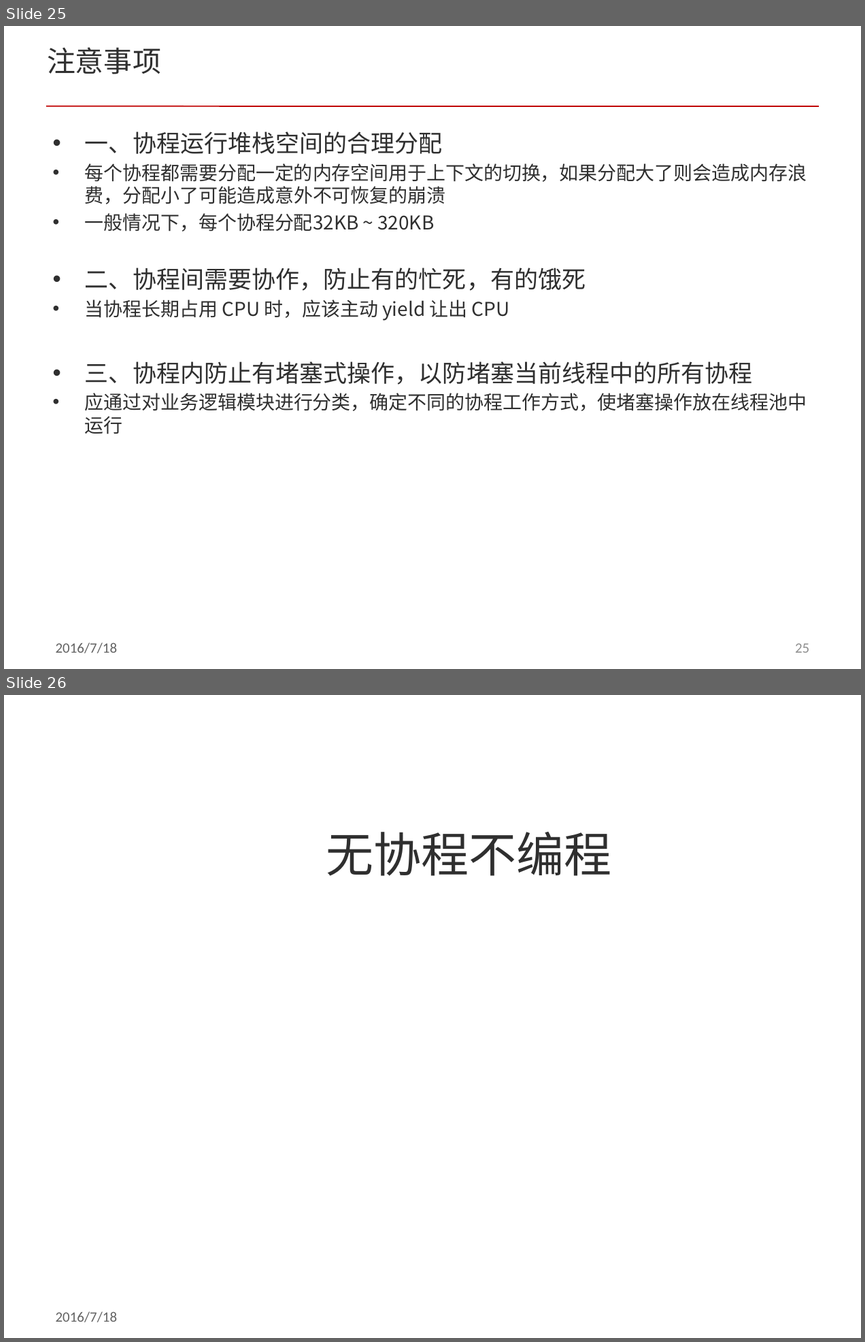
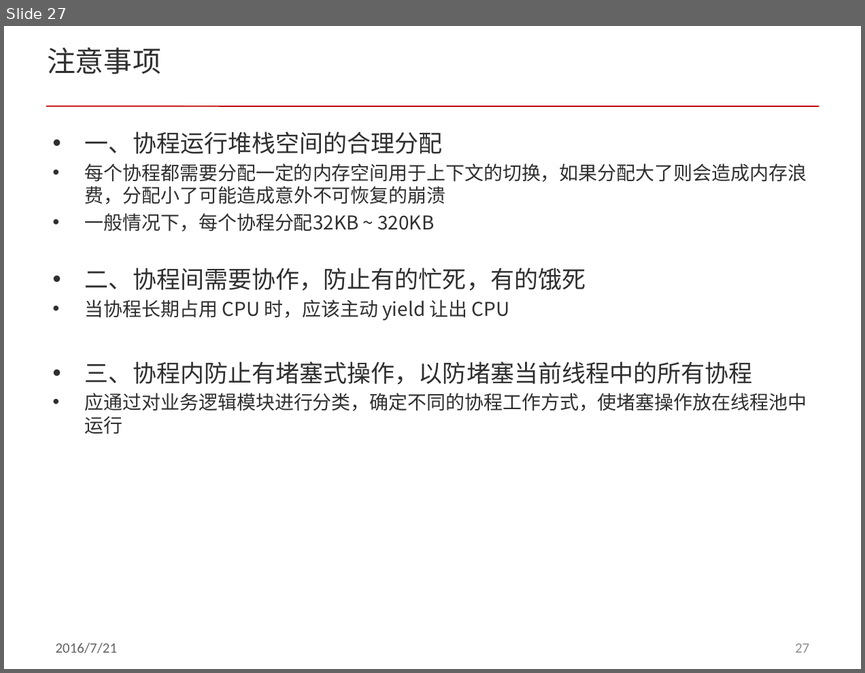
Before and after one commit to cnsuhao/developkit-acl, a slide deck: doc/acl_fiber.pptx. Shown one above the other, each under a label of ours: slides 25 and 26 before the commit, slide 27 after it. The pictures are 865x1342 and 865x673 pixels, drawn with LibreOffice and Linux fonts; fonts in the diff are those of the drawing; background and template pictures are left out. Boxes give left, top, right and bottom in pixels: in the first picture for what was removed or moved away, otherwise in the second. Text is boxed around its words. In the diff, an @@ line names an element or a change of style, - is before the commit and + after.

```diff
--- a/doc/acl_fiber.pptx
+++ b/doc/acl_fiber.pptx
@@ slide 26 removed at <box>4,695,861,1338</box>, background picture (left out); not listed: 1 template element that a slide beside it also shows @@
@@ text removed at <box>326,832,612,876</box> @@
-无协程不编程
@@ what was slide 25 is now slide 27 @@
@@ slide 27 changed as well @@
@@ text at <box>56,642,118,653</box>: text changed @@
-2016/7/18
+2016/7/21
@@ page number at <box>795,643,809,652</box>: text changed @@
-25
+27
```
Also in this commit, not shown: 24 other slides changed, 4 slides added, 13 other files.
